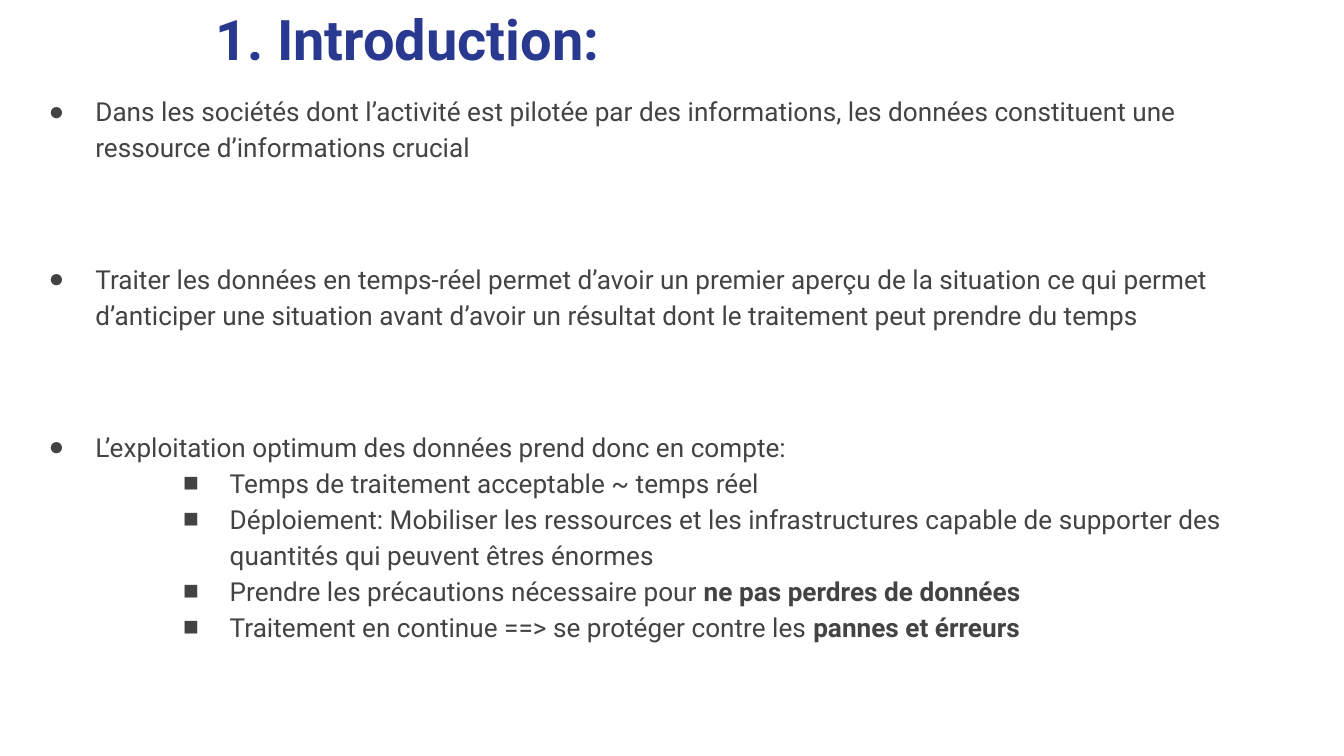
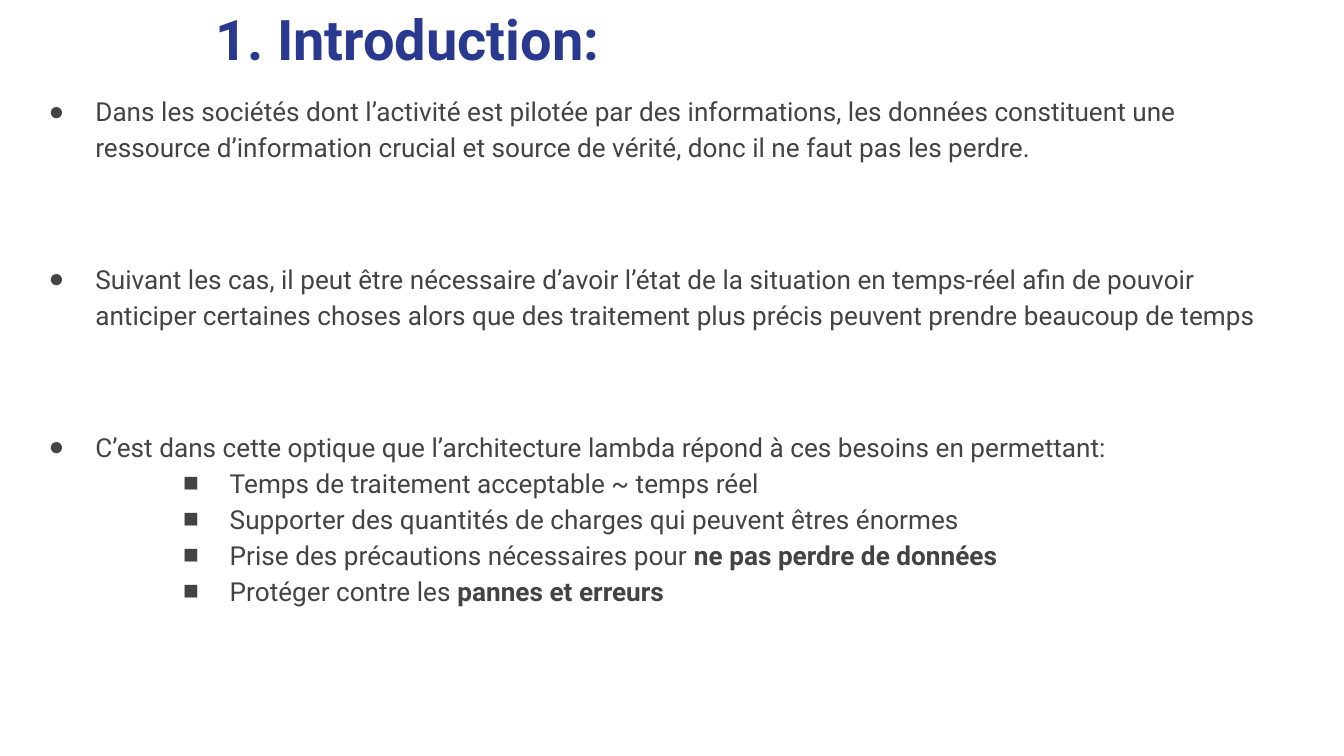
Before and after one commit to carolio7/lambda_architecture_for_tweetsProcessing, a slide deck: slide 3 of presentation/presentation_projet5_v01.pptx. Drawn at 1344x756 pixels with LibreOffice and Linux fonts; fonts in the diff are those of the drawing. Boxes give left, top, right and bottom in pixels: in the first picture for what was removed or moved away, otherwise in the second. Text is boxed around its words. In the diff, an @@ line names an element or a change of style, - is before the commit and + after.

```diff
--- a/presentation/presentation_projet5_v01.pptx
+++ b/presentation/presentation_projet5_v01.pptx
@@ text at box(95, 101, 1254, 463): text changed @@
-● Dans les sociétés dont l’activité est pilotée par des informations, les données constituent une ressource d’informations crucial
-● Traiter les données en temps-réel permet d’avoir un premier aperçu de la situation ce qui permet d’anticiper une situation avant d’avoir un résultat dont le traitement peut prendre du temps
-● L’exploitation optimum des données prend donc en compte:
+● Dans les sociétés dont l’activité est pilotée par des informations, les données constituent une ressource d’information crucial et source de vérité, donc il ne faut pas les perdre.
+● Suivant les cas, il peut être nécessaire d’avoir l’état de la situation en temps-réel afin de pouvoir anticiper certaines choses alors que des traitement plus précis peuvent prendre beaucoup de temps
+● C’est dans cette optique que l’architecture lambda répond à ces besoins en permettant:
@@ text at box(230, 509, 997, 607): text changed @@
-    ■ Déploiement: Mobiliser les ressources et les infrastructures capable de supporter des quantités qui peuvent êtres énormes
-    ■ Prendre les précautions nécessaire pour ne pas perdres de données
-    ■ Traitement en continue ==> se protéger contre les pannes et érreurs
+    ■ Supporter des quantités de charges qui peuvent êtres énormes
+    ■ Prise des précautions nécessaires pour ne pas perdre de données
+    ■ Protéger contre les pannes et erreurs
```
Also in this commit, not shown: 11 other slides changed, 1 slide added, 1 slide removed, 1 other file.
